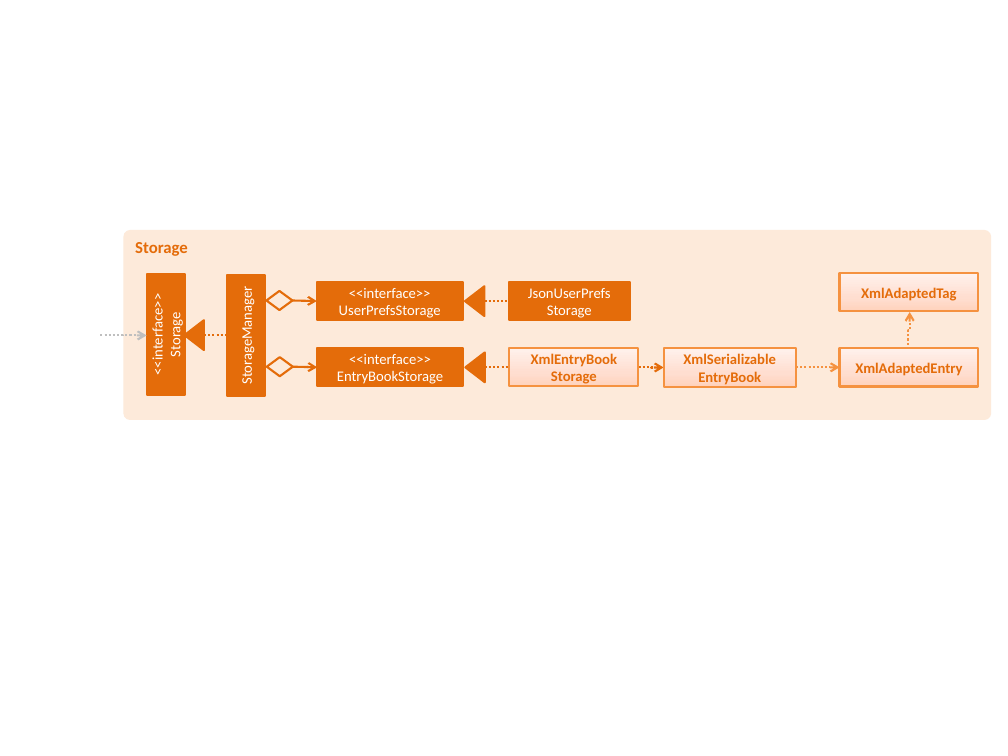
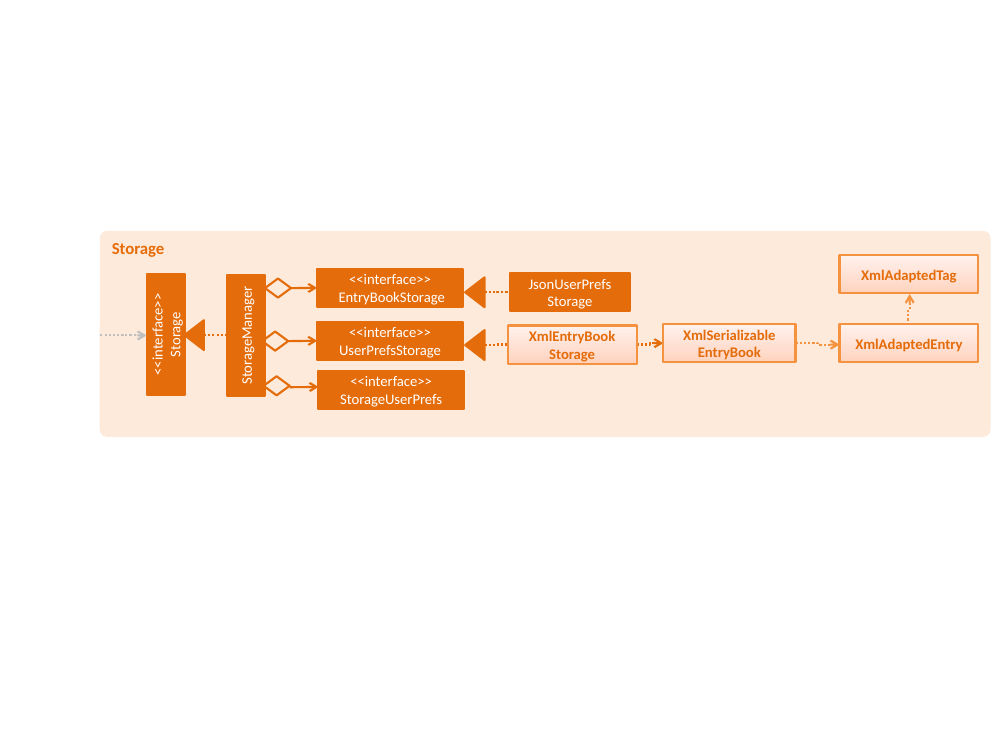
Before and after one commit to CS2103JUN2017-T2/addressbook-level4, a slide deck: slide 1 of docs/diagrams/StorageComponentClassDiagram.pptx. Drawn at 1008x756 pixels with LibreOffice and Linux fonts; fonts in the diff are those of the drawing. Boxes give left, top, right and bottom in pixels: in the first picture for what was removed or moved away, otherwise in the second. Text is boxed around its words. In the diff, an @@ line names an element or a change of style, - is before the commit and + after.

Commit message:
Update Storage doc

```diff
--- a/docs/diagrams/StorageComponentClassDiagram.pptx
+++ b/docs/diagrams/StorageComponentClassDiagram.pptx
@@ rounded rectangle "Storage" resized from (x1=123, y1=230, x2=991, y2=419) to (x1=100, y1=231, x2=991, y2=436) @@
@@ rectangle "<<interface>> EntryBookStorage" moved from (x1=317, y1=282, x2=463, y2=321) to (x1=318, y1=269, x2=464, y2=307) @@
@@ diamond moved from (x1=266, y1=291, x2=292, y2=310) to (x1=265, y1=278, x2=291, y2=297) @@
@@ 1 rectangle, 1 triangle, 1 elbow line, 1 arrow moved together from (x1=292, y1=282, x2=630, y2=321) to (x1=291, y1=273, x2=631, y2=311) @@
@@ text in rectangle at (x1=339, y1=274, x2=445, y2=305): text changed @@
-<<interface>>
-UserPrefsStorage
+<<interface>>
+EntryBookStorage
@@ elbow arrow moved from (908, 349) - (909, 312) to (908, 325) - (909, 294) @@
@@ 3 rectangles, 2 elbow arrows moved together from (x1=318, y1=348, x2=979, y2=387) to (x1=318, y1=322, x2=979, y2=363) @@
@@ text in rectangle at (x1=339, y1=327, x2=441, y2=358): text changed @@
-<<interface>>
-EntryBookStorage
+<<interface>>
+UserPrefsStorage
@@ diamond moved from (x1=267, y1=357, x2=293, y2=376) to (x1=262, y1=332, x2=288, y2=351) @@
@@ arrow moved from (293, 367) - (318, 367) to (288, 341) - (318, 341) @@
@@ 2 rectangles, 1 triangle, 1 elbow line moved together from (x1=466, y1=273, x2=979, y2=386) to (x1=465, y1=255, x2=979, y2=364) @@
@@ diamond added at (x1=264, y1=376, x2=290, y2=395), outline #E46C0A 1.5 pt @@
@@ arrow added from (289, 387) to (319, 387), #E46C0A 1.5 pt @@
@@ rectangle added at (x1=319, y1=371, x2=465, y2=409), fill #E46C0A, outline #E46C0A 1.5 pt, 10.5 pt, text #FFFFFF @@
+<<interface>>
+StorageUserPrefs
```
Also in this commit, not shown: 2 other files.
